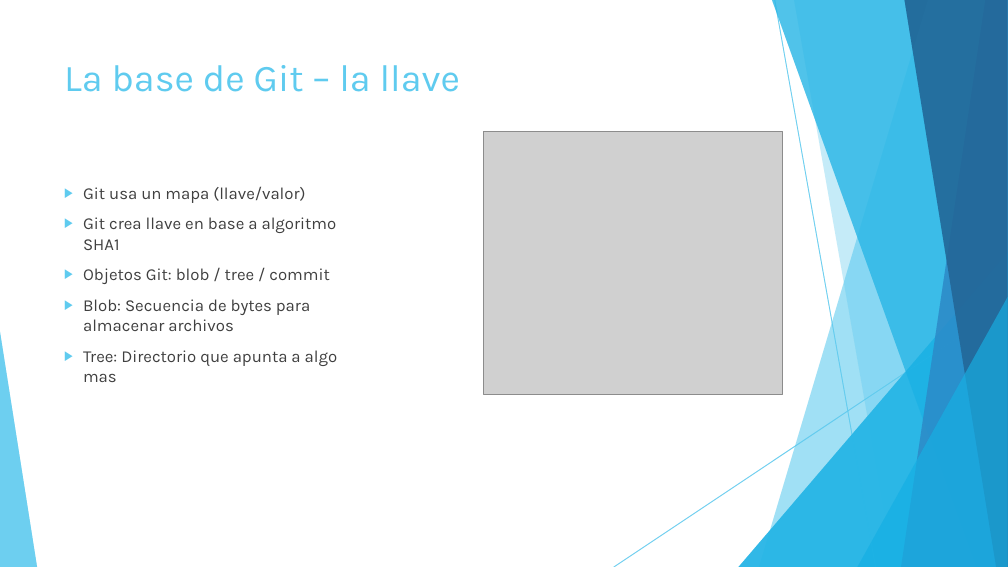
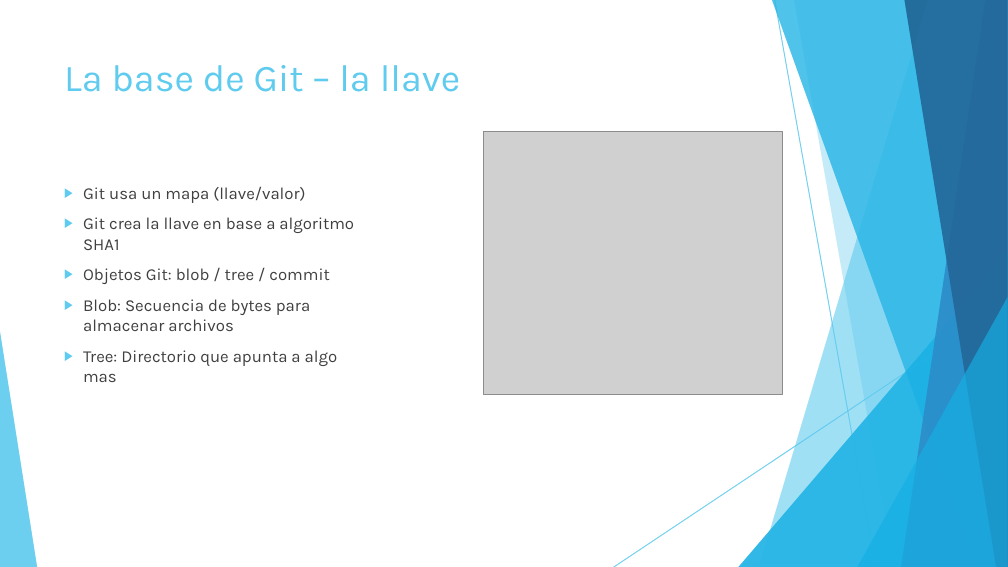
Before and after one commit to rcaste91/gitCurso, a slide deck: slide 5 of Git Fundamentos.pptx. Drawn at 1008x567 pixels with LibreOffice and Linux fonts; fonts in the diff are those of the drawing; grey boxes stand for pictures. Boxes give left, top, right and bottom in pixels: in the first picture for what was removed or moved away, otherwise in the second. Text is boxed around its words. In the diff, an @@ line names an element or a change of style, - is before the commit and + after.

```diff
--- a/Git Fundamentos.pptx
+++ b/Git Fundamentos.pptx
@@ text at [83, 217, 354, 250]: text changed @@
-▶ Git crea llave en base a algoritmo SHA1
+▶ Git crea la llave en base a algoritmo SHA1
```
Also in this commit, not shown: 2 other slides changed, 1 other file.
